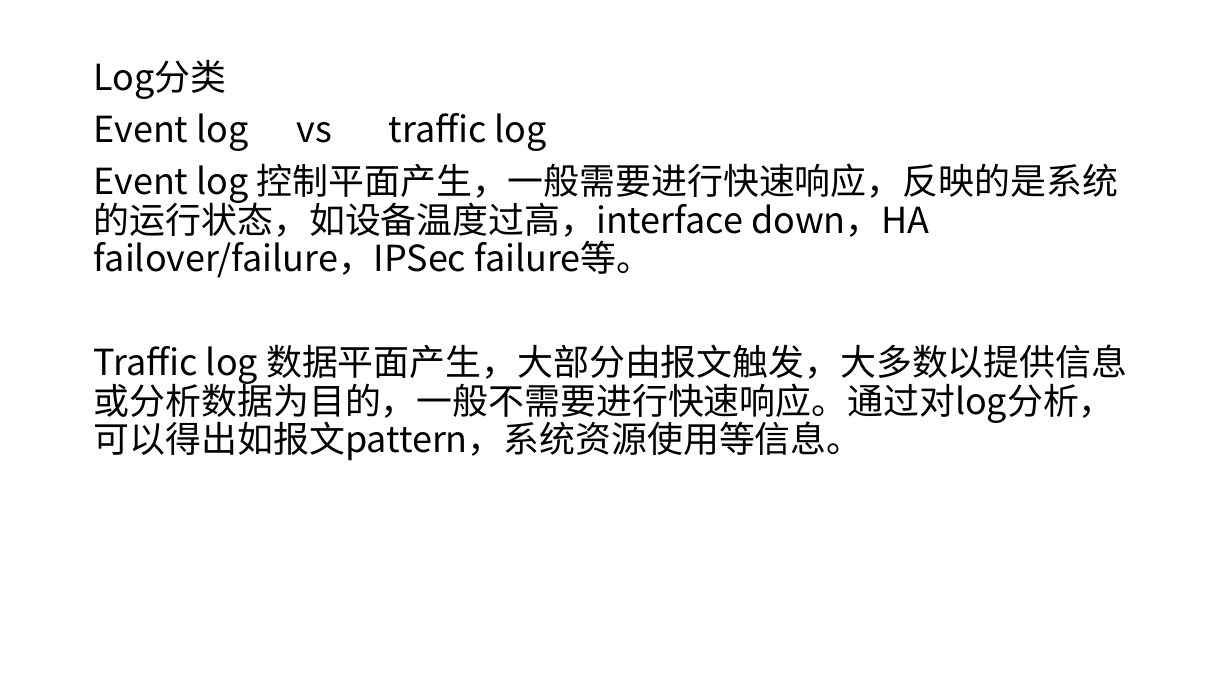
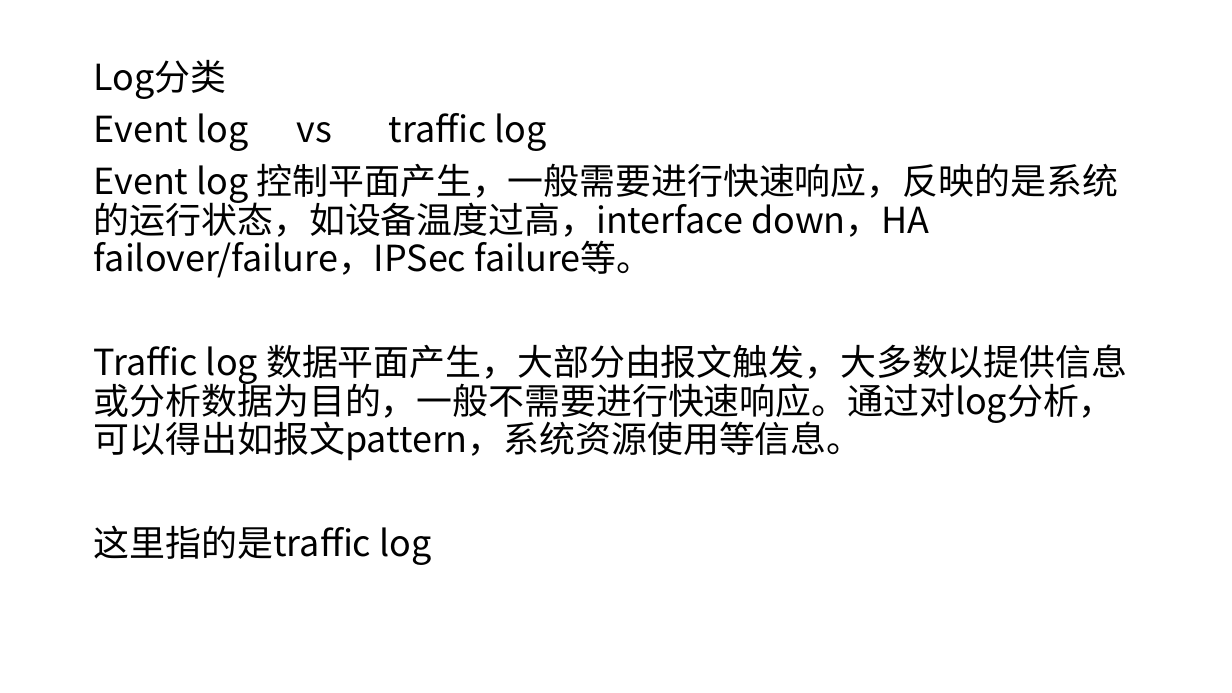
Before and after one commit to qicen/jw, a slide deck: slide 3 of log.pptx. Drawn at 1232x693 pixels with LibreOffice and Linux fonts; fonts in the diff are those of the drawing. Boxes give left, top, right and bottom in pixels: in the first picture for what was removed or moved away, otherwise in the second. Text is boxed around its words. In the diff, an @@ line names an element or a change of style, - is before the commit and + after.

```diff
--- a/log.pptx
+++ b/log.pptx
@@ text at (94,525,431,565): paragraph added @@
+这里指的是traffic log
```
Also in this commit, not shown: 2 other slides changed, 10 slides added, 1 slide removed.
